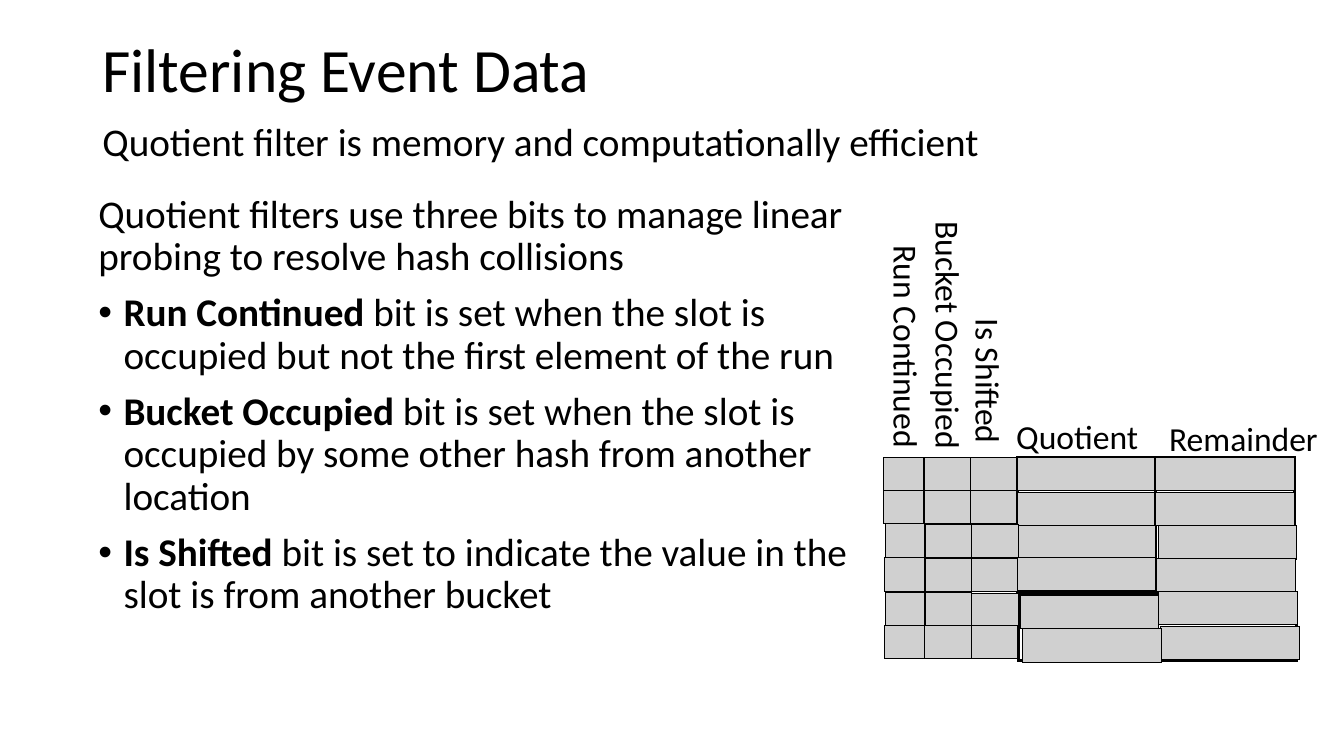
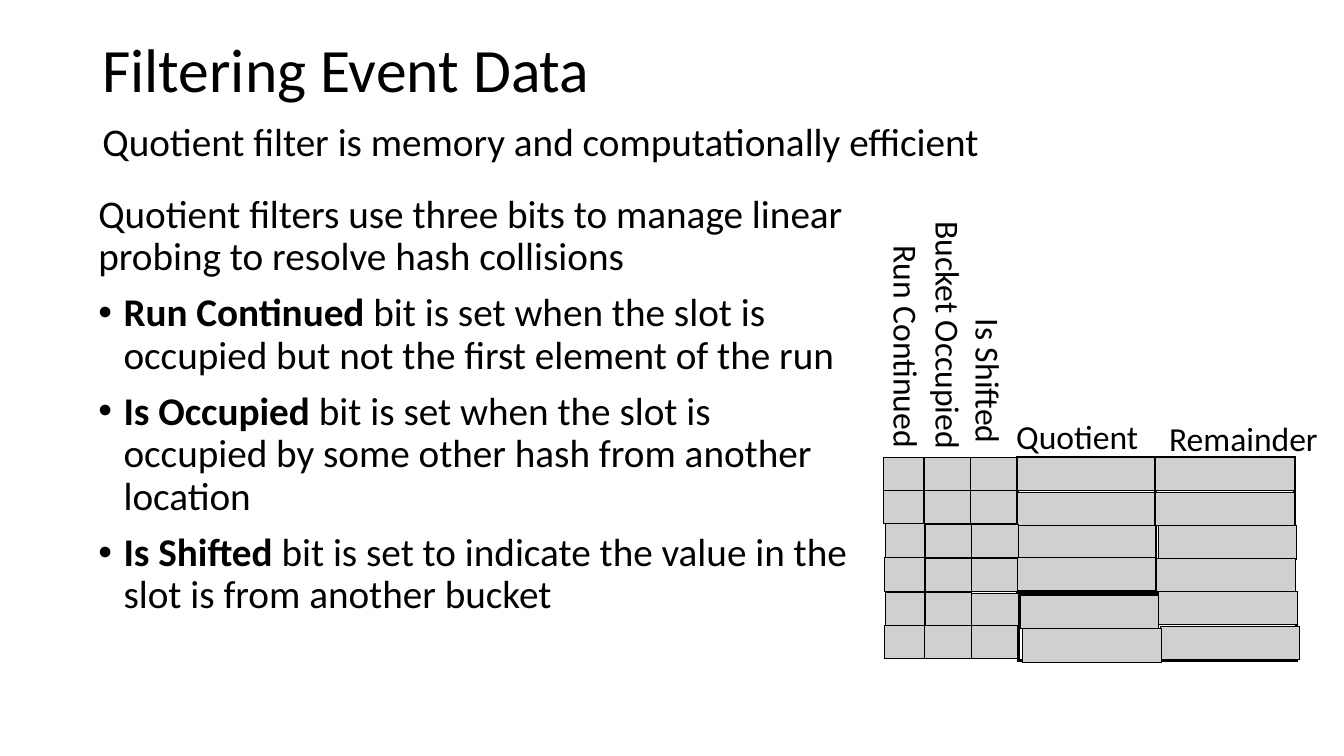
Before and after one commit to StephenElston/CSCI-E-108, a slide deck: slide 41 of slides/3_StreamingAnalytics.pptx. Drawn at 1344x756 pixels with LibreOffice and Linux fonts; fonts in the diff are those of the drawing; grey boxes stand for pictures. Boxes give left, top, right and bottom in pixels: in the first picture for what was removed or moved away, otherwise in the second. Text is boxed around its words. In the diff, an @@ line names an element or a change of style, - is before the commit and + after.

```diff
--- a/slides/3_StreamingAnalytics.pptx
+++ b/slides/3_StreamingAnalytics.pptx
@@ text at (x1=124, y1=397, x2=812, y2=511): text changed @@
-• Bucket Occupied bit is set when the slot is occupied by some other hash from another location
+• Is Occupied bit is set when the slot is occupied by some other hash from another location
```
Also in this commit, not shown: 7 other slides changed, 2 slides added.
